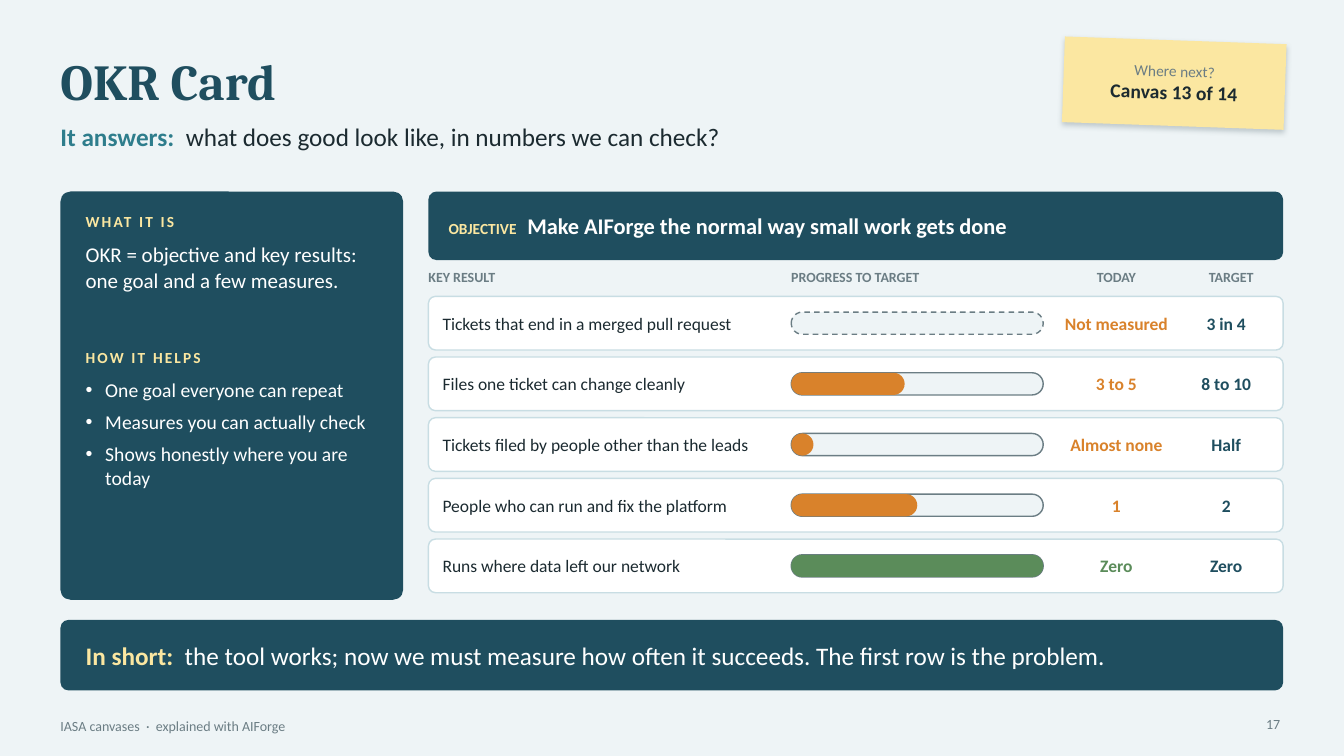
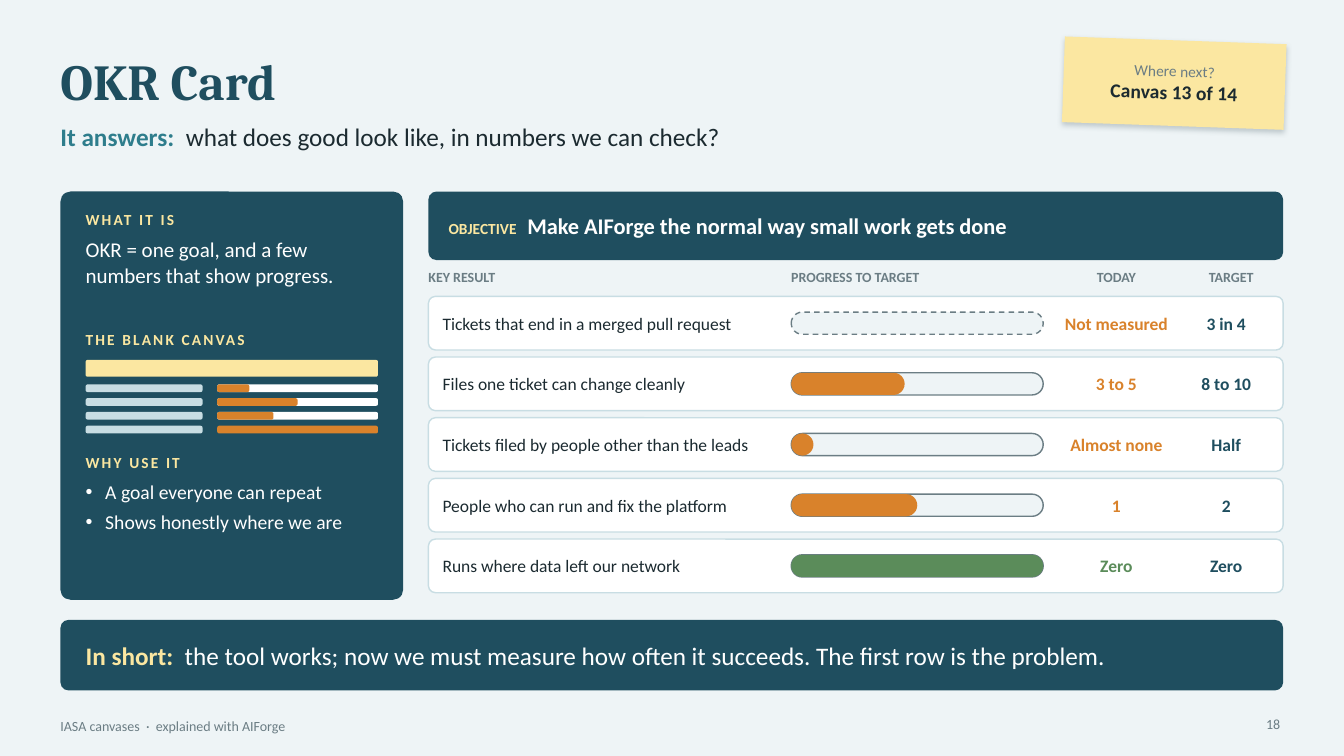
Before and after one commit to Manikanta-Reddy-Pasala/tools, a slide deck: slide 18 of course/iasa-aiforge/IASA-Canvases-with-AIForge.pptx (slide 17 before the commit). Drawn at 1344x756 pixels with LibreOffice and Linux fonts; fonts in the diff are those of the drawing. Boxes give left, top, right and bottom in pixels: in the first picture for what was removed or moved away, otherwise in the second. Text is boxed around its words. In the diff, an @@ line names an element or a change of style, - is before the commit and + after.

```diff
--- a/course/iasa-aiforge/IASA-Canvases-with-AIForge.pptx
+++ b/course/iasa-aiforge/IASA-Canvases-with-AIForge.pptx
@@ text "WHAT IT IS": place and size @@
-text "WHAT IT IS" at bbox=[86, 212, 378, 240]
+text "WHAT IT IS" at bbox=[86, 210, 378, 236]
@@ text at bbox=[86, 242, 333, 287]: text changed @@
-OKR = objective and key results: one goal and a few measures.
+OKR = one goal, and a few numbers that show progress.
@@ text removed at bbox=[86, 353, 201, 363] @@
-HOW IT HELPS
@@ text added at bbox=[86, 331, 378, 357], 11 pt, text #FBE7A1, bold @@
+THE BLANK CANVAS
@@ rounded rectangle added at bbox=[86, 360, 378, 377], fill #FBE7A1 @@
@@ rounded rectangle added at bbox=[86, 384, 203, 392], fill #C8DDE3 @@
@@ rounded rectangle added at bbox=[217, 384, 377, 392], fill #FFFFFF @@
@@ rounded rectangle added at bbox=[217, 384, 249, 392], fill #D9822B @@
@@ rounded rectangle added at bbox=[86, 398, 203, 406], fill #C8DDE3 @@
@@ rounded rectangle added at bbox=[86, 412, 203, 420], fill #C8DDE3 @@
@@ rounded rectangle added at bbox=[217, 398, 377, 406], fill #FFFFFF @@
@@ rounded rectangle added at bbox=[217, 398, 297, 406], fill #D9822B @@
@@ rounded rectangle added at bbox=[217, 412, 377, 420], fill #FFFFFF @@
@@ rounded rectangle added at bbox=[217, 412, 273, 420], fill #D9822B @@
@@ rounded rectangle added at bbox=[86, 425, 203, 434], fill #C8DDE3 @@
@@ rounded rectangle added at bbox=[217, 425, 377, 434], fill #D9822B @@
@@ text added at bbox=[86, 458, 180, 468], 11 pt, text #FBE7A1, bold @@
+WHY USE IT
@@ text at bbox=[105, 485, 342, 532]: text changed @@
-• One goal everyone can repeat
-• Measures you can actually check
-• Shows honestly where you are today
+• A goal everyone can repeat
+• Shows honestly where we are
@@ page number at bbox=[1266, 719, 1280, 729]: text changed @@
-17
+18
```
Also in this commit, not shown: 15 other slides changed, 1 slide added, 3 other files.
